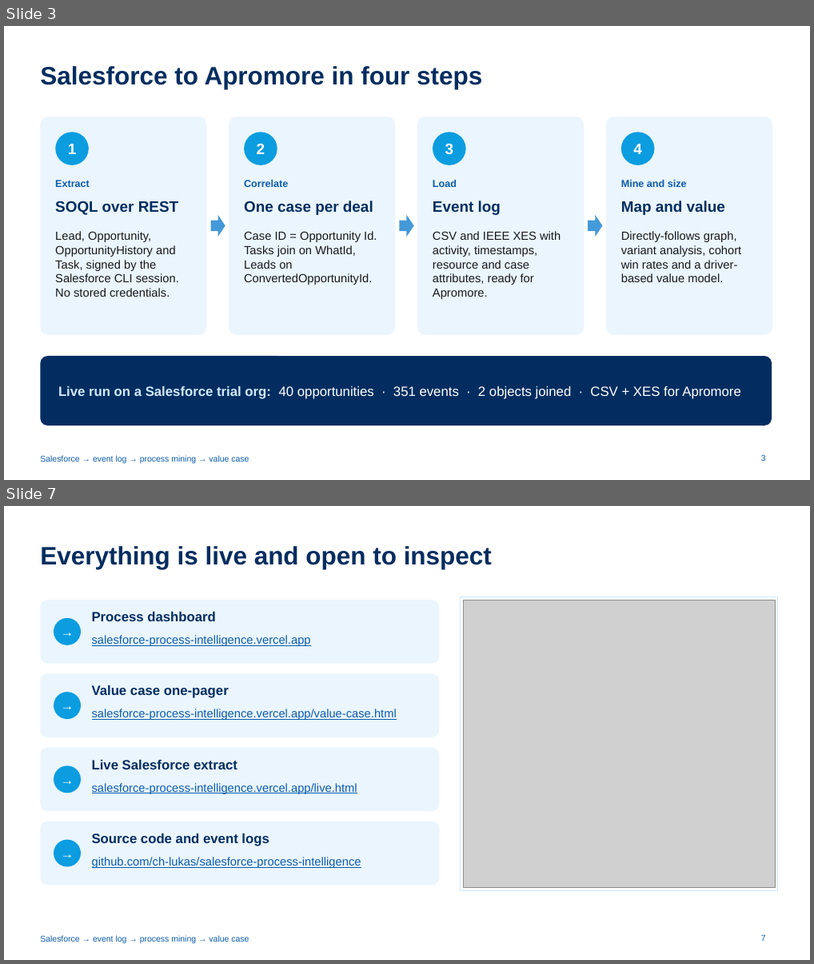
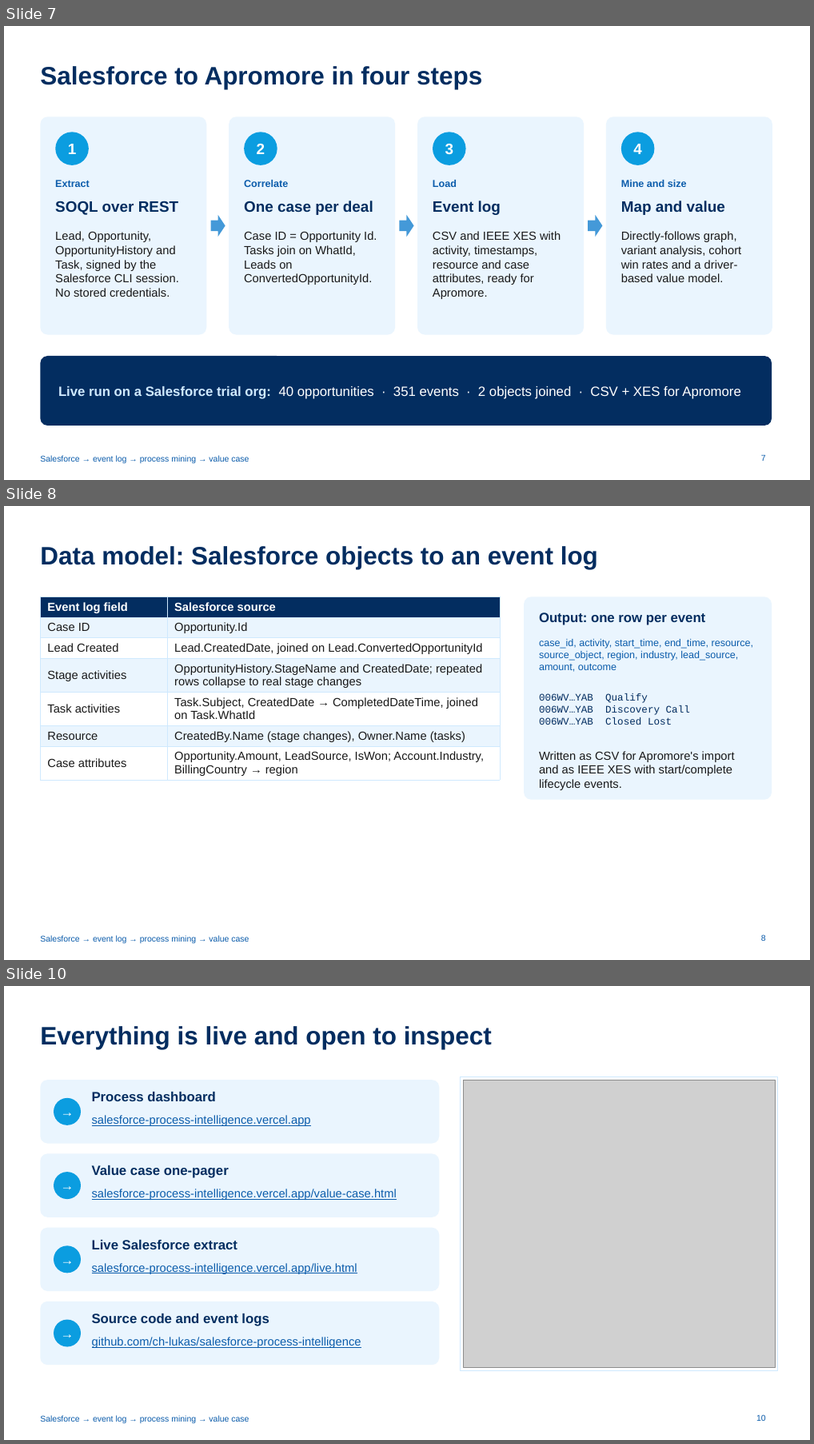
Before and after one commit to ch-lukas/salesforce-process-intelligence, a slide deck: deck/salesforce-process-intelligence.pptx. Shown one above the other, each under a label of ours: slides 3 and 7 before the commit, slides 7, 8 and 10 after it; the slides between them are not shown. The pictures are 814x964 and 814x1444 pixels, drawn with LibreOffice and Linux fonts; fonts in the diff are those of the drawing; grey boxes stand for pictures. Boxes give left, top, right and bottom in pixels: in the first picture for what was removed or moved away, otherwise in the second. Text is boxed around its words. In the diff, an @@ line names an element or a change of style, - is before the commit and + after.

```diff
--- a/deck/salesforce-process-intelligence.pptx
+++ b/deck/salesforce-process-intelligence.pptx
@@ slide 8 added at [4, 506, 810, 960], background #FFFFFF; not listed: 1 template element that a slide beside it also shows @@
@@ title added at [40, 546, 598, 569], 30 pt, text #032D60, bold @@
+Data model: Salesforce objects to an event log
@@ table added at [40, 596, 500, 779], 7 rows, 2 columns @@
+Event log field | Salesforce source
+Case ID | Opportunity.Id
+Lead Created | Lead.CreatedDate, joined on Lead.ConvertedOpportunityId
+Stage activities | OpportunityHistory.StageName and CreatedDate; repeated rows collapse to real stage changes
+Task activities | Task.Subject, CreatedDate → CompletedDateTime, joined on Task.WhatId
+Resource | CreatedBy.Name (stage changes), Owner.Name (tasks)
+Case attributes | Opportunity.Amount, LeadSource, IsWon; Account.Industry, BillingCountry → region
@@ rounded rectangle added at [524, 596, 772, 800], fill #EAF5FE @@
@@ text added at [539, 612, 706, 625], 16 pt, text #032D60, bold @@
+Output: one row per event
@@ text added at [539, 639, 754, 672], 12 pt, text #0B5CAB @@
+case_id, activity, start_time, end_time, resource, source_object, region, industry, lead_source, amount, outcome
@@ text added at [539, 693, 690, 724], 12 pt, text #032D60 @@
+006WV…YAB Qualify
+006WV…YAB Discovery Call
+006WV…YAB Closed Lost
@@ text added at [539, 751, 735, 790], 14 pt, text #181818 @@
+Written as CSV for Apromore's import and as IEEE XES with start/complete lifecycle events.
@@ page number added at [762, 934, 766, 940], 10 pt, text #0B5CAB @@
+8
@@ what was slide 3 is now slide 7 @@
@@ page number at [762, 454, 766, 460]: text changed @@
-3
+7
@@ what was slide 7 is now slide 10 @@
@@ page number at [757, 1414, 766, 1420]: text changed @@
-7
+10
```
Also in this commit, not shown: 1 slide changed, 2 other slides added, 2 other files.
